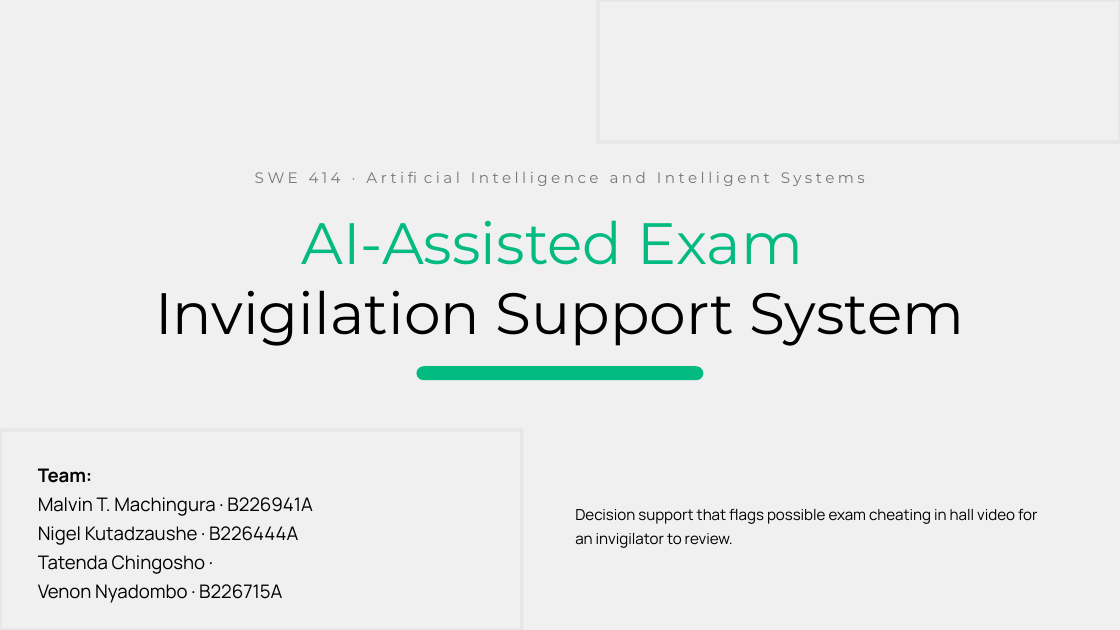
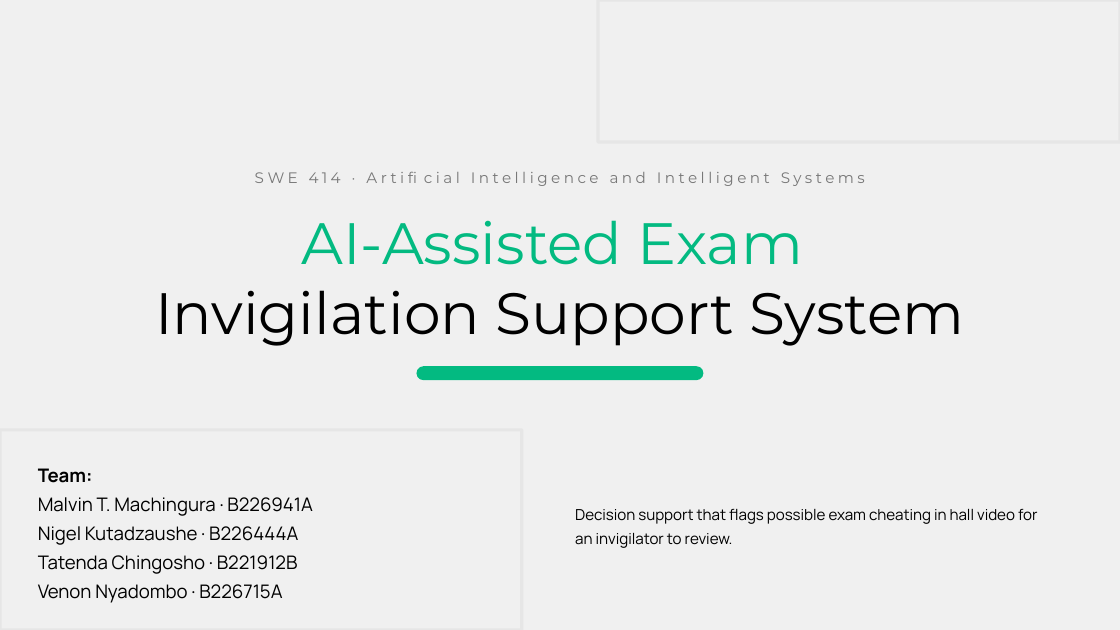
Before and after one commit to sehmaluva/invigilation_system, a slide deck: slide 1 of ai-exam-invigilation.pptx. Drawn at 1120x630 pixels with LibreOffice and Linux fonts; fonts in the diff are those of the drawing. Boxes give left, top, right and bottom in pixels: in the first picture for what was removed or moved away, otherwise in the second. Text is boxed around its words. In the diff, an @@ line names an element or a change of style, - is before the commit and + after.

Commit message:
updating regnumber in pptx

```diff
--- a/ai-exam-invigilation.pptx
+++ b/ai-exam-invigilation.pptx
@@ text in rectangle at [38,555,298,574]: text changed @@
-Tatenda Chingosho ·
+Tatenda Chingosho · B221912B
```
Also in this commit, not shown: 1 other file.
